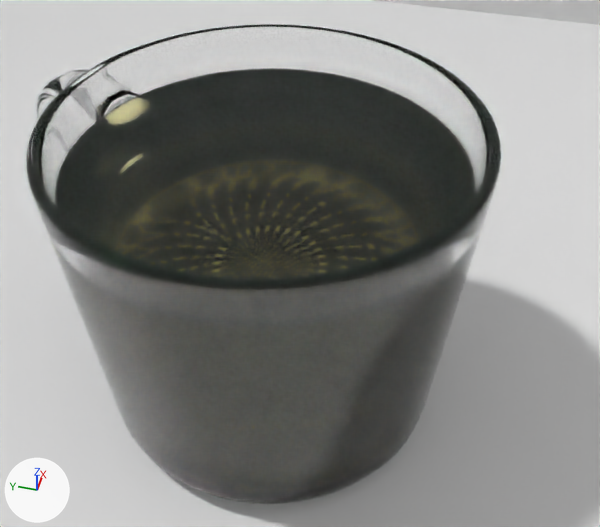
What one commit did to the Blender file cad/blend/teacup.blend.
Both versions are drawn from a camera (50 mm lens) standing at (-0.1049, -0.0457, 0.1821) and looking at (0.046, -0.0068, 0.044). Lighting does not change. The marker at lower left points along +X, +Y and +Z.

Before the edit, the objects in view are built like this:
```python
mat_tea = principled_material('Tea')
mat_tea.base_color = (1.0, 0.941, 0.517)  # beige #fff8be
mat_tea.roughness = 0.0
mat_tea.ior = 1.45
mat_tea.transmission_weight = 1.0
me_cube = bpy.data.meshes.new('Cube')
me_cube.from_pydata([(1.0, 1.0, 1.0), (1.0, 1.0, -1.0), (1.0, -1.0, 1.0), (1.0, -1.0, -1.0), (-1.0, 1.0, 1.0), (-1.0, 1.0, -1.0), (-1.0, -1.0, -1.0)], [], [(5, 6, 3, 1), (1, 3, 2, 0), (5, 1, 0, 4)])
me_cube.materials.append(mat_material)  # white #e7e7e7
me_cylinder_001 = bpy.data.meshes.new('Cylinder.001')
me_cylinder_001.from_pydata(...)  # 3884 vertices, 3884 faces; spans x -0.0503..0.0503, y -0.0506..0.0817, z 0.0002..0.085
me_cylinder_001.materials.append(mat_glass)  # white #ffffff
me_cylinder_002 = bpy.data.meshes.new('Cylinder.002')
me_cylinder_002.from_pydata(...)  # 1872 vertices, 1870 faces; spans x -0.0466..0.0466, y -0.0468..0.0468, z 0.0071..0.0738
me_cylinder_002.materials.append(mat_tea)  # beige #fff8be
ob_cube = bpy.data.objects.new('Cube', me_cube)
ob_cube.location = (0.0, 0.0, 0.3)
ob_cube.scale = (0.3, 0.3, 0.3)
ob_full = bpy.data.objects.new('Full', me_cylinder_002)
ob_full.parent = ob_glass_mug
ob_full.location = (0.0, 0.0, 0.0)
ob_glass_mug = bpy.data.objects.new('Glass_Mug', me_cylinder_001)
ob_glass_mug.location = (0.0424, 0.0, 0.0)
ob_glass_mug.rotation_euler = (0.0, 0.0, 5.848)  # degrees (0, 0, 335)
```
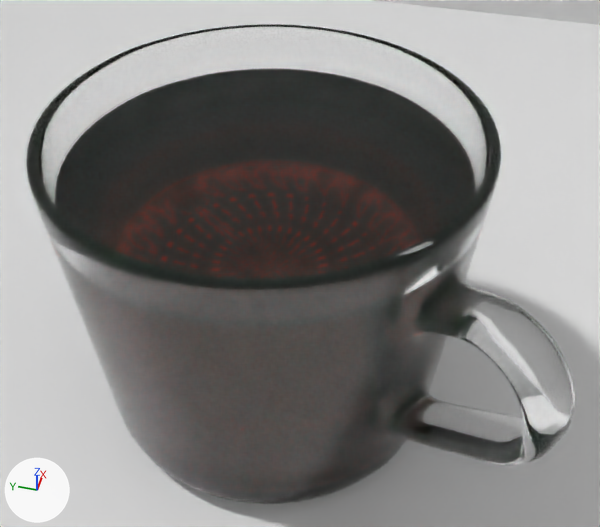
Location of each change, (x1, y1, x2, y2) in pixels of the pictures (600 x 527 px):
'Glass_Mug', turned: before (26, 24, 501, 504); after (26, 24, 575, 504)
'Full', recoloured, turned: before (55, 68, 476, 278); after (55, 69, 476, 278)

What the commit changed:
Material 'Tea' (mat_tea) changes colour from beige #fff8be to orange #ff9b7e; in linear values from (1.0, 0.941, 0.517) to (1.0, 0.327, 0.207).
Object 'Glass_Mug' (ob_glass_mug) turns from (0, 0, 335) to (0, 0, 148) degrees about x, y and z.
